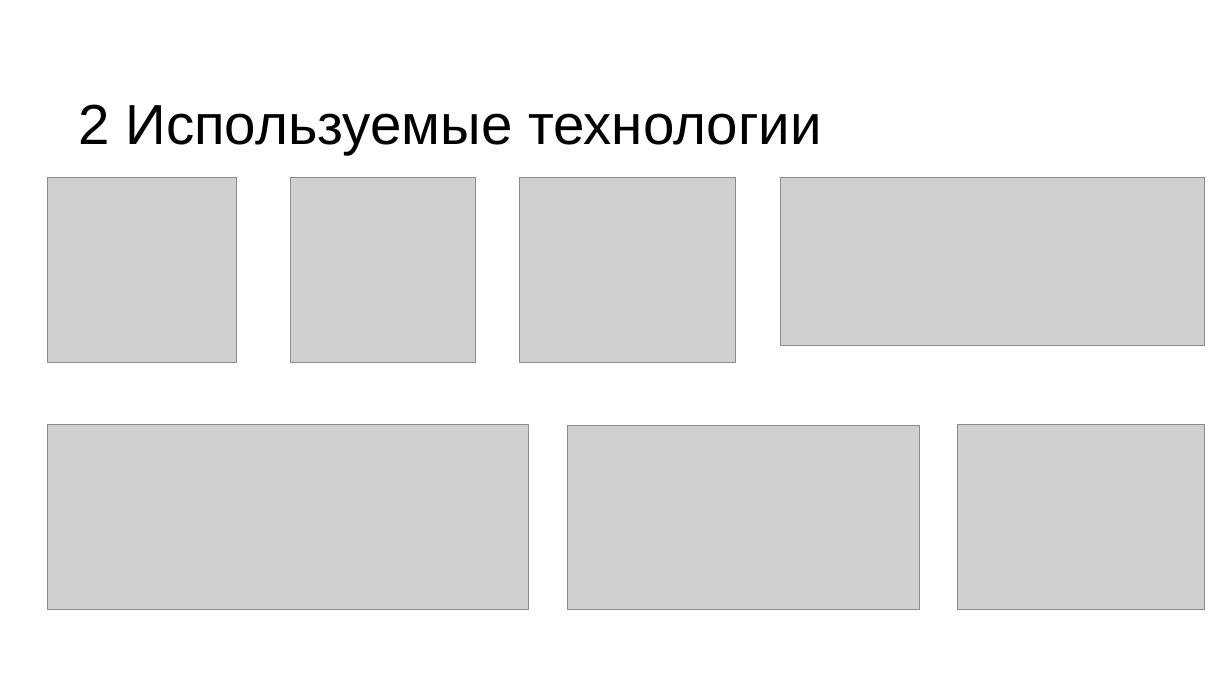
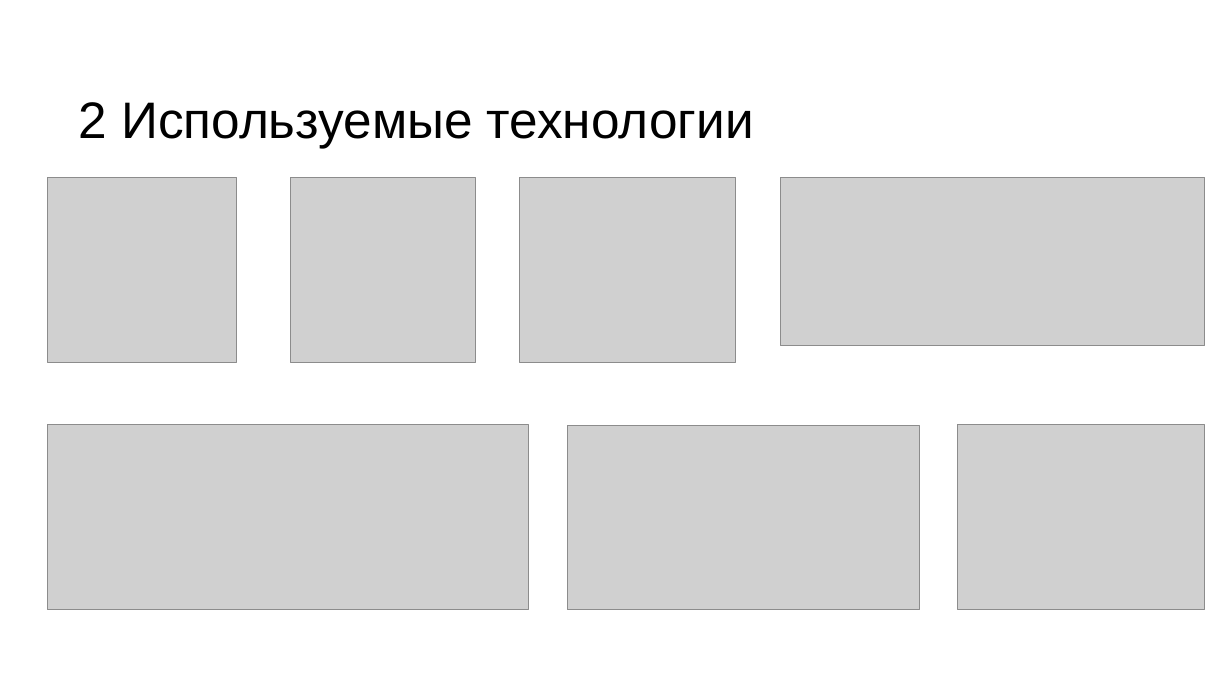
Before and after one commit to AlnaSher/-, a slide deck: slide 3 of Презентация.pptx. Drawn at 1232x693 pixels with LibreOffice and Linux fonts; fonts in the diff are those of the drawing; grey boxes stand for pictures. Boxes give left, top, right and bottom in pixels: in the first picture for what was removed or moved away, otherwise in the second. Text is boxed around its words. In the diff, an @@ line names an element or a change of style, - is before the commit and + after.

```diff
--- a/Презентация.pptx
+++ b/Презентация.pptx
@@ text "2 Используемые технологии" at (79,102,754,148): size 44 to 40 pt @@
```
Also in this commit, not shown: 2 other slides changed, 4 slides added.
